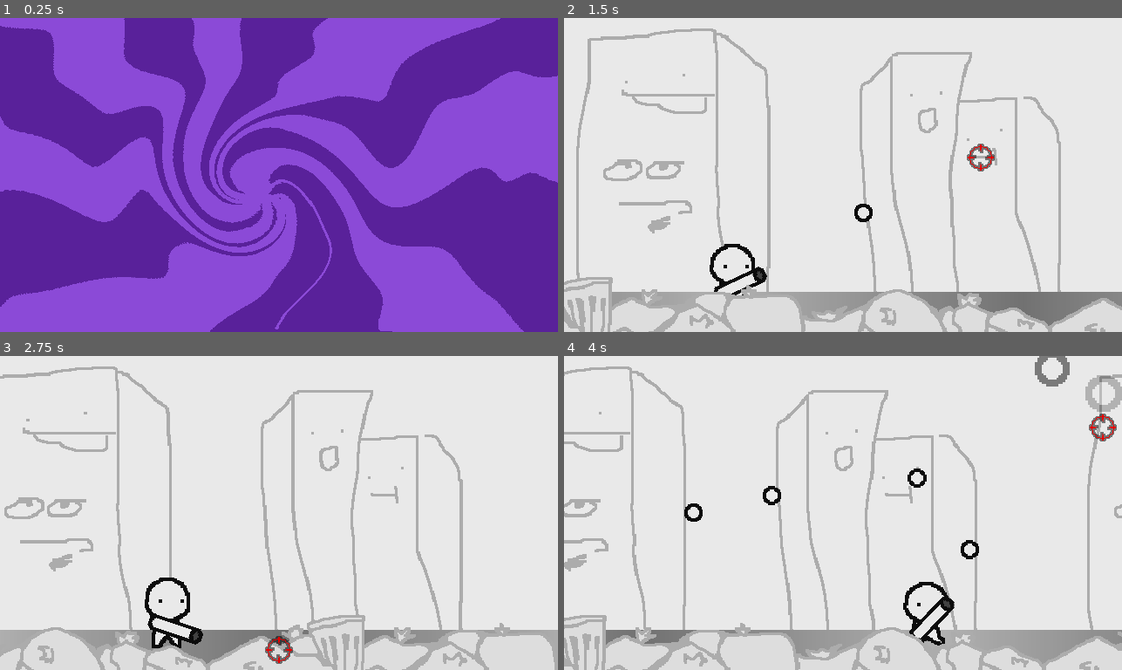
Above: before the commit, frames 1-4 (two rows, left to right).
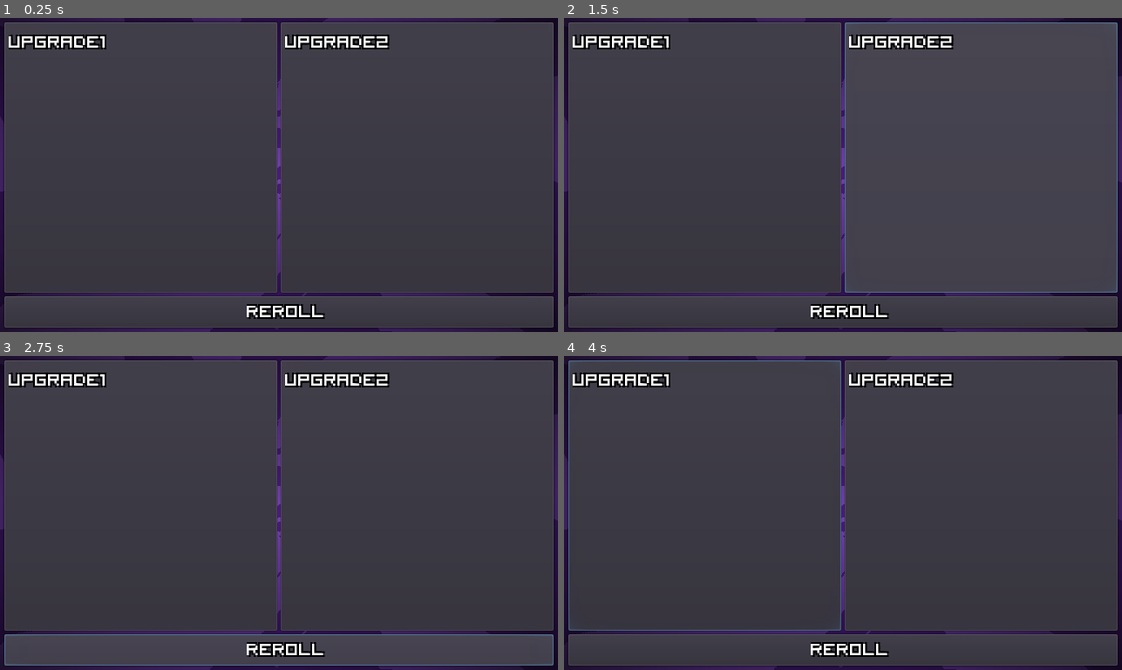
Above: after the commit, the same moments.

Repository: dranik544/explanation-overdue
Game: Godot game, scene res://scenes/between portal.tscn
The game is run twice, just before and just after one commit, with the same random seed, the same clock (stepped at 60 frames per second) and the same inputs. This scene is started directly instead of the project's main scene.
Inputs (mouse positions are in pixels of both pictures, inside the frame that each line leads up to):
- Up to frame 1 (0.25 s): no input
- Up to frame 2 (1.5 s): click (703, 156) at 0.5 s, where only the run after the commit has a clickable "upgrade1"; click (982, 156) at 1.25 s, where only the run after the commit has a clickable "upgrade2"
- Up to frame 3 (2.75 s): click (279, 651) at 2 s, where only the run after the commit has a clickable "REROLL"
- Up to frame 4 (4 s): tap Enter at 2.75 s; move the mouse to (965, 497) at 2.77 s; press the mouse at (965, 497) at 2.78 s; hold D (RIGHT) 2.78-3.5 s; tap W (JUMP) at 3.02 s; release the mouse at (965, 497) at 3.5 s; drag from (731, 528) to (1105, 428) at 3.52 s

The runs differ from the first frame. In frame 1, 100% of the frame differs, in the area x 0-100%, y 0-100%; in frame 2, 99%; in frame 3, 99%; in frame 4, 99%.

Commit message:
продолжение работы над переходом из уровня в уровень

Diff:
--- a/scenes/between portal.gd
+++ b/scenes/between portal.gd
@@ -1,9 +1,9 @@
 extends Node2D
 
 
-func _ready():
-	yield(get_tree().create_timer(0.5), "timeout")
-	goToNextLocation()
+#func _ready():
+#	yield(get_tree().create_timer(0.5), "timeout")
+#	goToNextLocation()
 
 func goToNextLocation():
 	var randomLocationNum: int
--- a/scenes/between portal.tscn
+++ b/scenes/between portal.tscn
@@ -1,7 +1,16 @@
-[gd_scene load_steps=3 format=2]
+[gd_scene load_steps=6 format=2]
 
 [ext_resource path="res://sprites/portalscreen1.png" type="Texture" id=1]
 [ext_resource path="res://scenes/between portal.gd" type="Script" id=2]
+[ext_resource path="res://themes/defaultTheme.tres" type="Theme" id=3]
+
+[sub_resource type="Gradient" id=1]
+colors = PoolColorArray( 0, 0, 0, 0, 0, 0, 0, 0.784314 )
+
+[sub_resource type="GradientTexture2D" id=2]
+gradient = SubResource( 1 )
+fill = 1
+fill_from = Vector2( 0.5, 0.5 )
 
 [node name="between portal" type="Node2D"]
 script = ExtResource( 2 )
@@ -13,3 +22,88 @@
 anchor_bottom = 1.0
 texture = ExtResource( 1 )
 stretch_mode = 7
+
+[node name="bg2" type="TextureRect" parent="CanvasLayer"]
+anchor_right = 1.0
+anchor_bottom = 1.0
+texture = SubResource( 2 )
+stretch_mode = 1
+
+[node name="vbox" type="VBoxContainer" parent="CanvasLayer"]
+anchor_right = 1.0
+anchor_bottom = 1.0
+margin_left = 5.0
+margin_top = 5.0
+margin_right = -5.0
+margin_bottom = -5.0
+
+[node name="hboxbuttons" type="HBoxContainer" parent="CanvasLayer/vbox"]
+margin_right = 630.0
+margin_bottom = 310.0
+size_flags_horizontal = 3
+size_flags_vertical = 3
+
+[node name="Button1" type="Button" parent="CanvasLayer/vbox/hboxbuttons"]
+margin_right = 313.0
+margin_bottom = 310.0
+rect_min_size = Vector2( 213, 0 )
+size_flags_horizontal = 3
+theme = ExtResource( 3 )
+
+[node name="RichTextLabel" type="RichTextLabel" parent="CanvasLayer/vbox/hboxbuttons/Button1"]
+anchor_right = 1.0
+anchor_bottom = 1.0
+margin_left = 5.0
+margin_top = 5.0
+margin_right = -5.0
+margin_bottom = -5.0
+mouse_filter = 2
+theme = ExtResource( 3 )
+bbcode_enabled = true
+bbcode_text = "upgrade1"
+text = "upgrade1"
+scroll_active = false
+
+[node name="Button2" type="Button" parent="CanvasLayer/vbox/hboxbuttons"]
+margin_left = 317.0
+margin_right = 630.0
+margin_bottom = 310.0
+rect_min_size = Vector2( 213, 0 )
+size_flags_horizontal = 3
+theme = ExtResource( 3 )
+
+[node name="RichTextLabel" type="RichTextLabel" parent="CanvasLayer/vbox/hboxbuttons/Button2"]
+anchor_right = 1.0
+anchor_bottom = 1.0
+margin_left = 5.0
+margin_top = 5.0
+margin_right = -5.0
+margin_bottom = -5.0
+mouse_filter = 2
+theme = ExtResource( 3 )
+bbcode_enabled = true
+bbcode_text = "upgrade2"
+text = "upgrade2"
+scroll_active = false
+
+[node name="reroll" type="Button" parent="CanvasLayer/vbox"]
+margin_top = 314.0
+margin_right = 630.0
+margin_bottom = 350.0
+rect_min_size = Vector2( 213, 0 )
+size_flags_horizontal = 3
+theme = ExtResource( 3 )
+
+[node name="RichTextLabel" type="RichTextLabel" parent="CanvasLayer/vbox/reroll"]
+anchor_left = 0.5
+anchor_right = 0.5
+anchor_bottom = 1.0
+margin_left = -37.0
+margin_right = 128.0
+rect_min_size = Vector2( 128, 0 )
+mouse_filter = 2
+theme = ExtResource( 3 )
+bbcode_enabled = true
+bbcode_text = "REROLL"
+text = "REROLL"
+scroll_active = false
--- a/themes/defaultTheme.tres
+++ b/themes/defaultTheme.tres
@@ -1,33 +1,14 @@
-[gd_resource type="Theme" load_steps=5 format=2]
+[gd_resource type="Theme" load_steps=3 format=2]
 
-[ext_resource path="res://sprites/theme/button1.png" type="Texture" id=1]
-[ext_resource path="res://fonts/Ithaca.ttf" type="DynamicFontData" id=2]
+[ext_resource path="res://fonts/visitor2.otf" type="DynamicFontData" id=1]
 
-[sub_resource type="DynamicFont" id=2]
-extra_spacing_top = -3
-extra_spacing_bottom = -2
-font_data = ExtResource( 2 )
-
-[sub_resource type="StyleBoxTexture" id=1]
-texture = ExtResource( 1 )
-region_rect = Rect2( 0, -1, 24, 25 )
-margin_left = 2.0
-margin_right = 2.0
-margin_top = 3.0
-margin_bottom = 2.0
+[sub_resource type="DynamicFont" id=1]
+size = 32
+font_data = ExtResource( 1 )
 
 [resource]
-Button/colors/font_color = Color( 0, 0, 0, 1 )
-Button/colors/font_color_disabled = Color( 0, 0, 0, 0.2 )
-Button/colors/font_color_focus = Color( 0, 0, 0, 1 )
-Button/colors/font_color_hover = Color( 0, 0, 0, 1 )
-Button/colors/font_color_hover_pressed = Color( 0, 0, 0, 1 )
-Button/colors/font_color_pressed = Color( 0, 0, 0, 1 )
-Button/colors/icon_color_disabled = Color( 0, 0, 0, 0.4 )
-Button/colors/icon_color_focus = Color( 0, 0, 0, 1 )
-Button/colors/icon_color_hover = Color( 0, 0, 0, 1 )
-Button/colors/icon_color_hover_pressed = Color( 0, 0, 0, 1 )
-Button/colors/icon_color_normal = Color( 0, 0, 0, 1 )
-Button/colors/icon_color_pressed = Color( 0, 0, 0, 1 )
-Button/fonts/font = SubResource( 2 )
-Button/styles/normal = SubResource( 1 )
+default_font = SubResource( 1 )
+RichTextLabel/colors/font_color_shadow = Color( 0, 0, 0, 1 )
+RichTextLabel/constants/shadow_as_outline = 1
+RichTextLabel/constants/shadow_offset_x = 2
+RichTextLabel/constants/shadow_offset_y = 2
Binary file added: fonts/visitor2.otf
